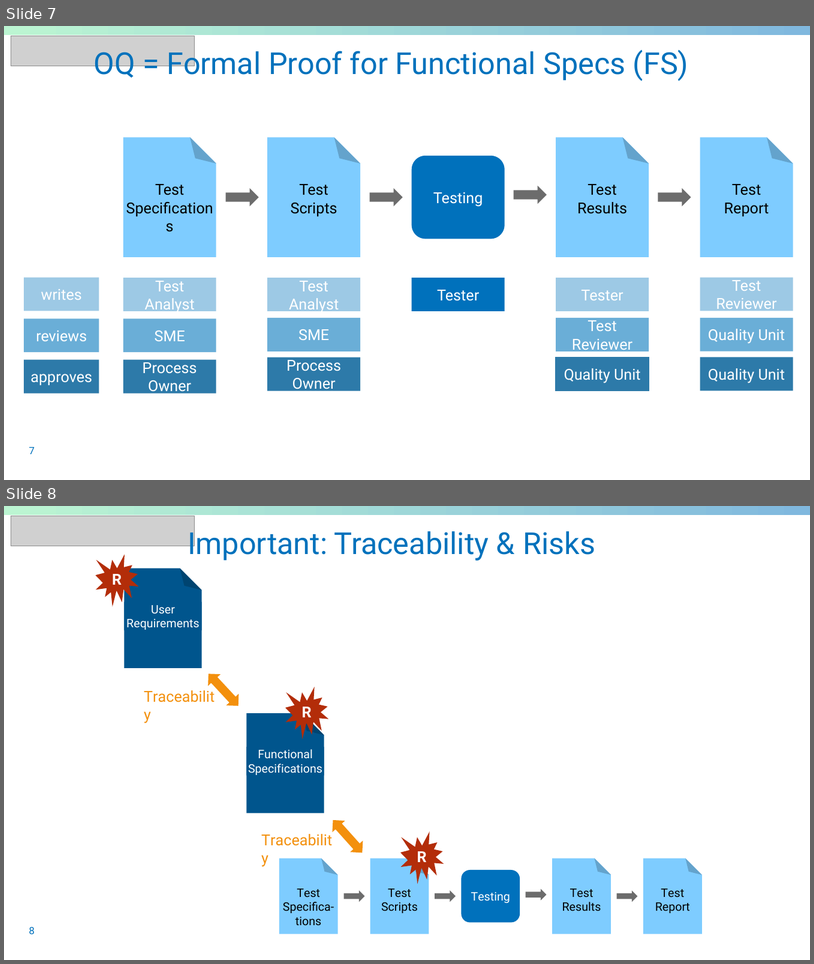
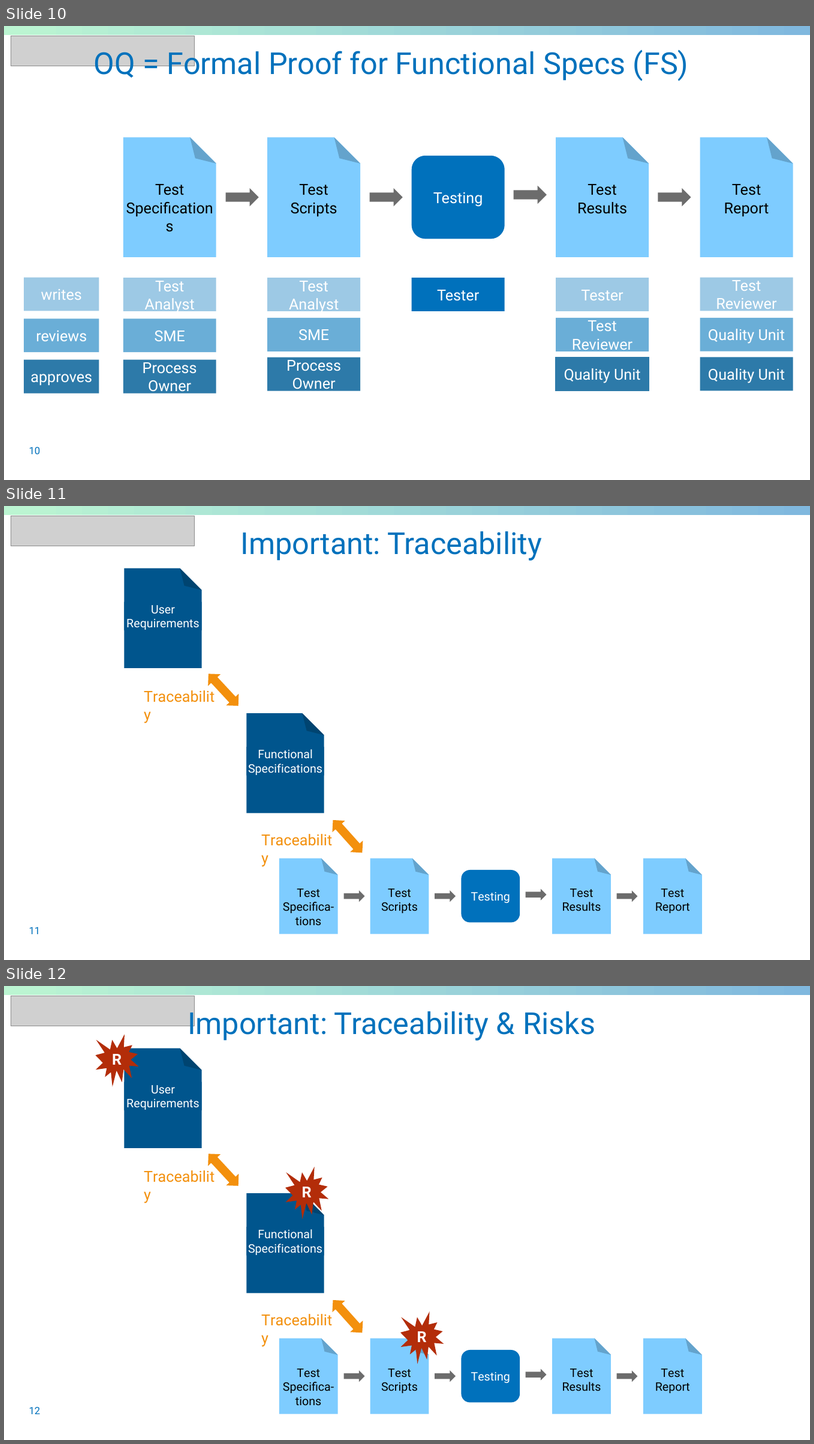
Before and after one commit to sableu/BDD4OQ, a slide deck: thesis/Presentation/FinalPresentation.pptx. Shown one above the other, each under a label of ours: slides 7 and 8 before the commit, slides 10, 11 and 12 after it. The pictures are 814x964 and 814x1444 pixels, drawn with LibreOffice and Linux fonts; fonts in the diff are those of the drawing; grey boxes stand for pictures; background and template pictures are left out. Boxes give left, top, right and bottom in pixels: in the first picture for what was removed or moved away, otherwise in the second. Text is boxed around its words. In the diff, an @@ line names an element or a change of style, - is before the commit and + after.

```diff
--- a/thesis/Presentation/FinalPresentation.pptx
+++ b/thesis/Presentation/FinalPresentation.pptx
@@ slide 11 added at box(4, 506, 810, 960), background #FFFFFF; not listed: 1 template element that a slide beside it also shows @@
@@ picture added at box(11, 516, 195, 546) @@
@@ title added at box(241, 531, 542, 561), 36 pt, text #0071BC @@
+Important: Traceability
@@ folded corner added at box(125, 568, 202, 668), fill #00558D @@
@@ text added at box(126, 605, 200, 630), 14 pt, text #FFFFFF @@
+User
+Requirements
@@ left right arrow added at box(203, 668, 245, 712), fill #F3900D @@
@@ text added at box(144, 687, 219, 705), 18 pt, text #F3900D @@
+Traceability
@@ folded corner added at box(246, 713, 324, 813), fill #00558D @@
@@ text added at box(248, 749, 323, 775), 14 pt, text #FFFFFF @@
+Functional
+Specifications
@@ left right arrow added at box(327, 814, 368, 858), fill #F3900D @@
@@ text added at box(262, 830, 338, 849), 18 pt, text #F3900D @@
+Traceability
@@ group added at box(279, 858, 703, 934): 4 folded corners, 4 texts, 4 right arrows, 1 rounded rectangle @@
+Test
+Specifica-
+tions
+Test
+Scripts
+Test
+Results
+Test
+Report
+Testing
@@ page number added at box(29, 927, 41, 934), 12 pt, text #0071BC @@
+11
@@ what was slide 7 is now slide 10 @@
@@ page number at box(29, 447, 41, 454): text changed @@
-7
+10
@@ what was slide 8 is now slide 12 @@
@@ page number at box(29, 1407, 41, 1414): text changed @@
-8
+12
```
Also in this commit, not shown: 3 slides changed, 5 other slides added.
